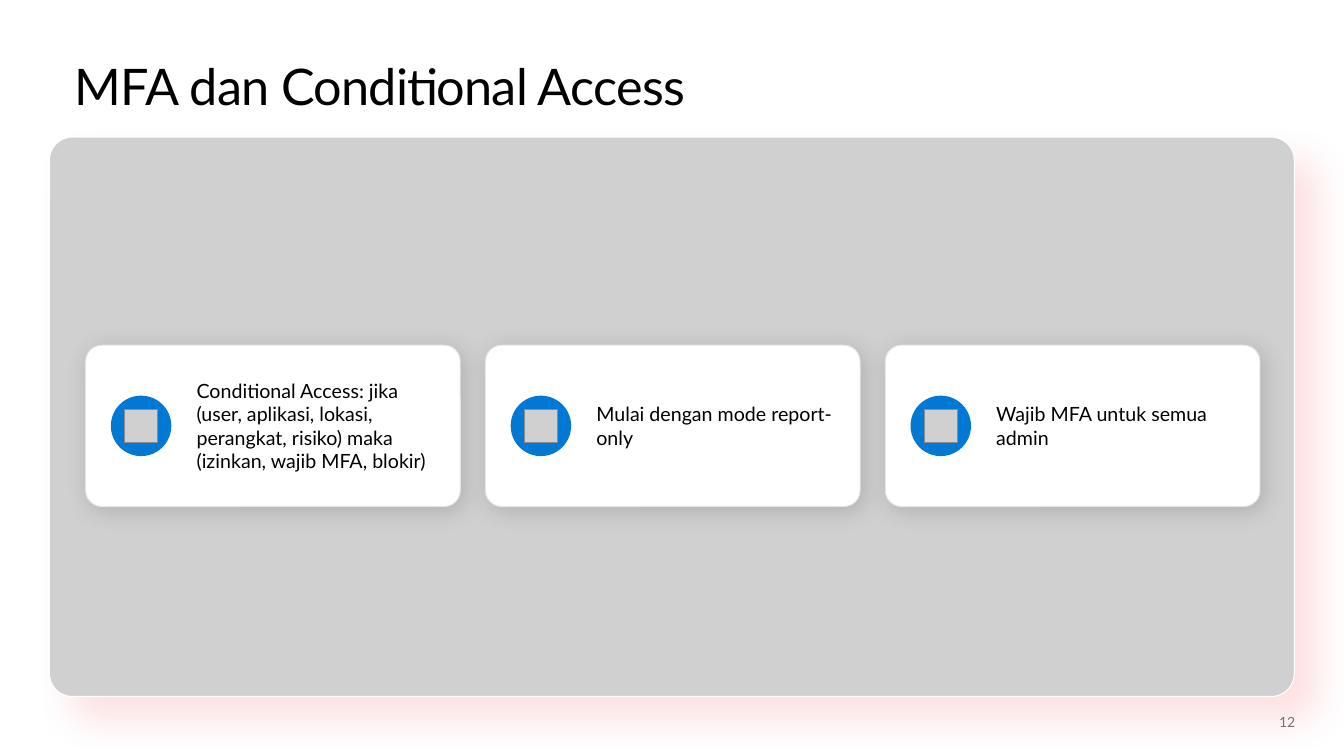
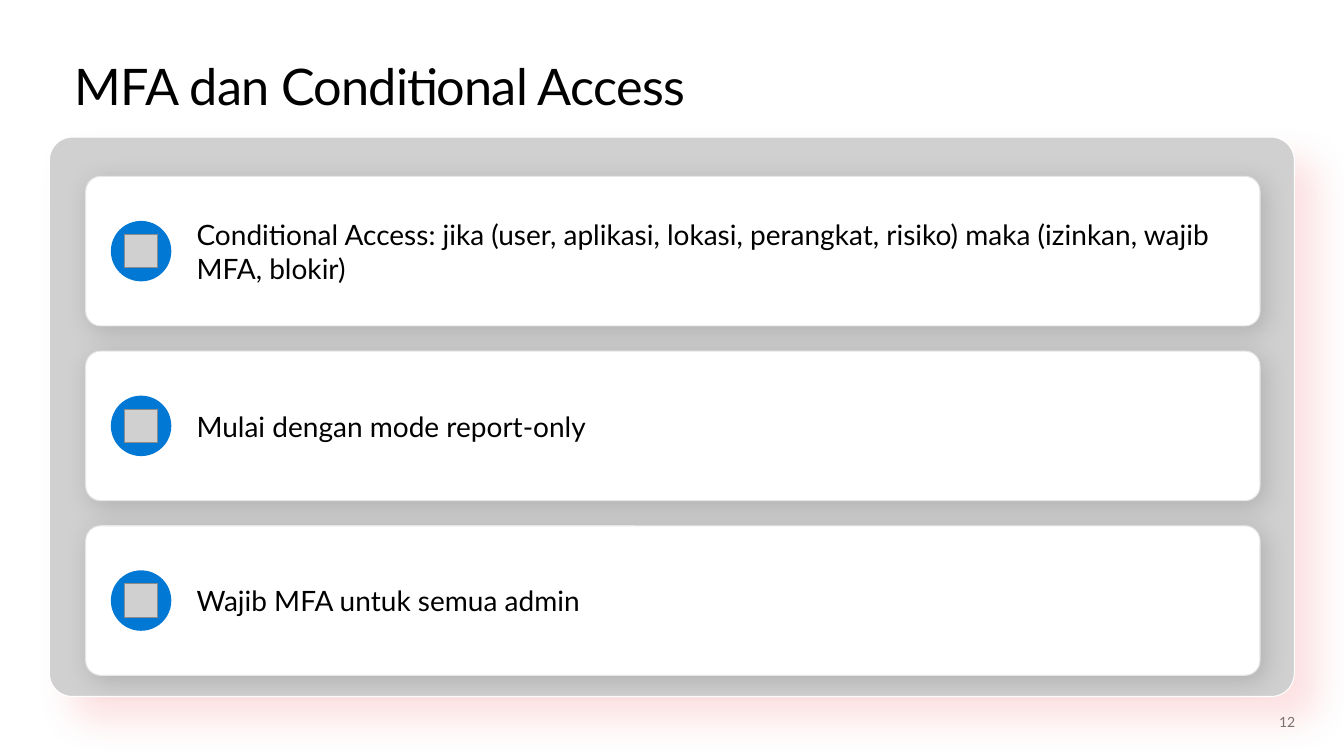
Before and after one commit to medisa-aris/azure-landing-zone-training, a slide deck: slide 12 of slides/pptx/slide_day03_identity-and-network.pptx. Drawn at 1344x756 pixels with LibreOffice and Linux fonts; fonts in the diff are those of the drawing; grey boxes stand for pictures; background and template pictures are left out. Boxes give left, top, right and bottom in pixels: in the first picture for what was removed or moved away, otherwise in the second. Text is boxed around its words. In the diff, an @@ line names an element or a change of style, - is before the commit and + after.

```diff
--- a/slides/pptx/slide_day03_identity-and-network.pptx
+++ b/slides/pptx/slide_day03_identity-and-network.pptx
@@ rounded rectangle added at (86,176,1260,326), fill #FFFFFF, outline #E6E6E6 0.75 pt @@
@@ text "Conditional Access: jika (user, aplikasi, ...": place and size @@
-text "Conditional Access: jika (user, aplikasi, ..." at (197,383,425,472)
+text "Conditional Access: jika (user, aplikasi, ..." at (197,223,1209,283)
@@ ellipse: place and size @@
-ellipse at (910,395,971,456)
+ellipse at (111,221,171,281)
@@ picture added at (125,235,158,268) @@
@@ rounded rectangle: place and size @@
-rounded rectangle at (486,345,861,506)
+rounded rectangle at (86,351,1260,500)
@@ rounded rectangle removed at (86,345,461,506) @@
@@ rounded rectangle removed at (885,345,1260,506) @@
@@ text "Mulai dengan mode report-only": place and size @@
-text "Mulai dengan mode report-only" at (596,406,832,449)
+text "Mulai dengan mode report-only" at (197,416,585,442)
@@ picture removed at (925,409,958,443) @@
@@ rounded rectangle added at (86,526,1260,676), fill #FFFFFF, outline #E6E6E6 0.75 pt @@
@@ size 14 to 20 pt in 3 elements at (197,416,585,442), (197,223,1209,283), (197,590,580,616) @@
@@ text "Wajib MFA untuk semua admin": place and size @@
-text "Wajib MFA untuk semua admin" at (996,406,1207,445)
+text "Wajib MFA untuk semua admin" at (197,590,580,616)
@@ ellipse: place and size @@
-ellipse at (511,395,572,456)
+ellipse at (111,571,171,631)
@@ picture: place and size @@
-picture at (524,409,558,443)
+picture at (125,584,158,617)
```
Also in this commit, not shown: 8 other slides changed, 5 other files.
